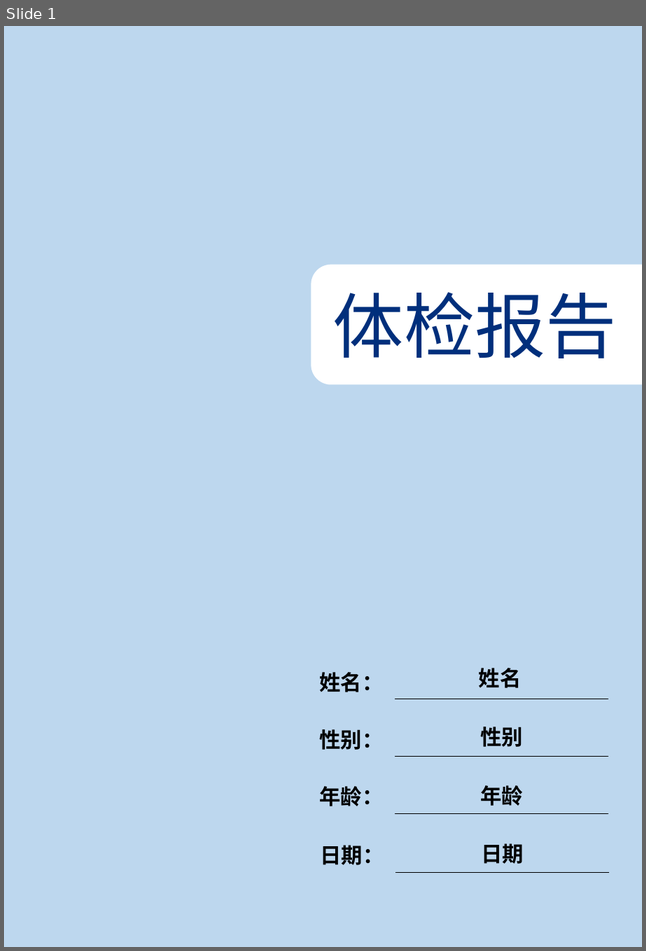
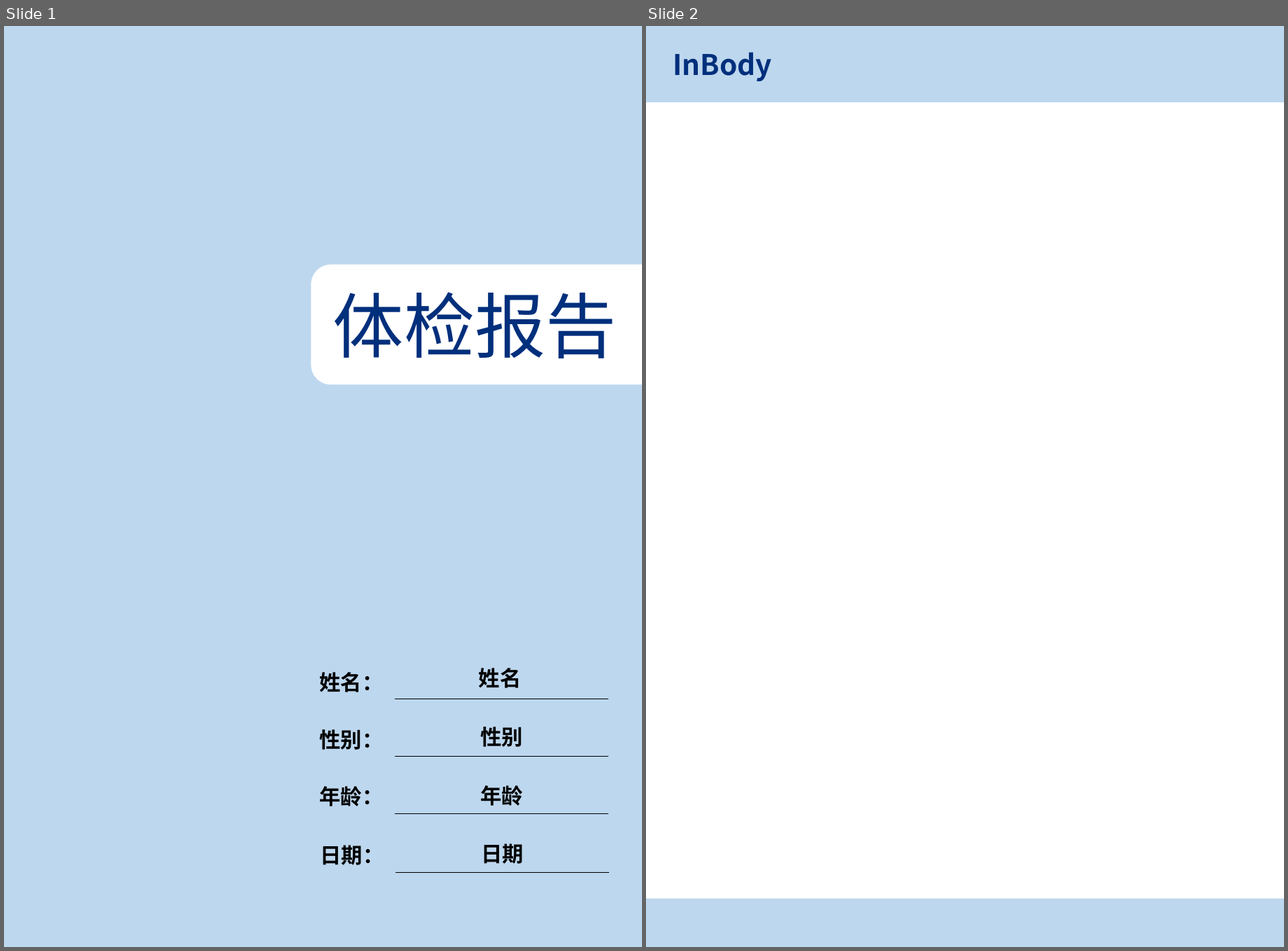
Before and after one commit to CodeDogLSY/ai_health_check_report, a slide deck: 2025员工体检报告（模板）.pptx. Shown side by side, each under a label of ours: slide 1 before the commit, slides 1 and 2 after it. The pictures are 646x951 and 1288x951 pixels, drawn with LibreOffice and Linux fonts; fonts in the diff are those of the drawing; background and template pictures are left out. Boxes give left, top, right and bottom in pixels: in the first picture for what was removed or moved away, otherwise in the second. Text is boxed around its words. In the diff, an @@ line names an element or a change of style, - is before the commit and + after.

```diff
--- a/2025员工体检报告（模板）.pptx
+++ b/2025员工体检报告（模板）.pptx
@@ slide 2 added at (x1=646, y1=26, x2=1284, y2=947), background #FFFFFF @@
@@ rectangle added at (x1=646, y1=26, x2=1284, y2=102), fill #BDD7EE @@
@@ text added at (x1=673, y1=52, x2=773, y2=81), 24 pt, text #002F7C, bold @@
+InBody
@@ rectangle added at (x1=646, y1=898, x2=1284, y2=946), fill #BDD7EE @@
```
Also in this commit, not shown: 1 slide changed, 3 other slides added, 1 slide removed.
